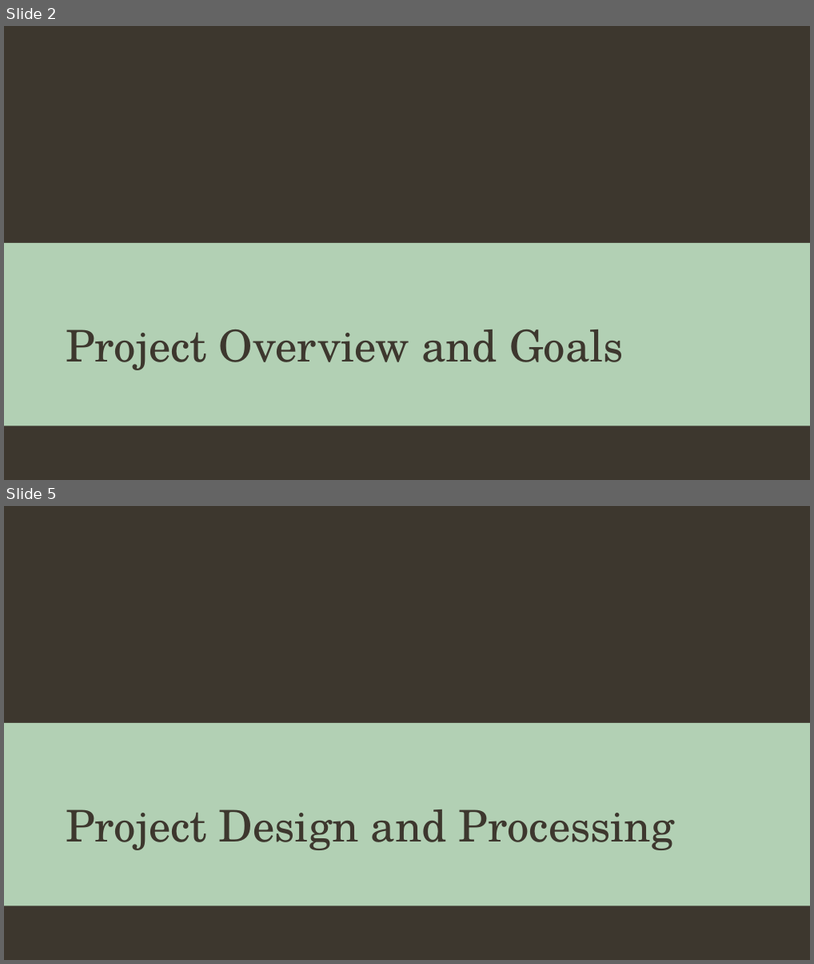
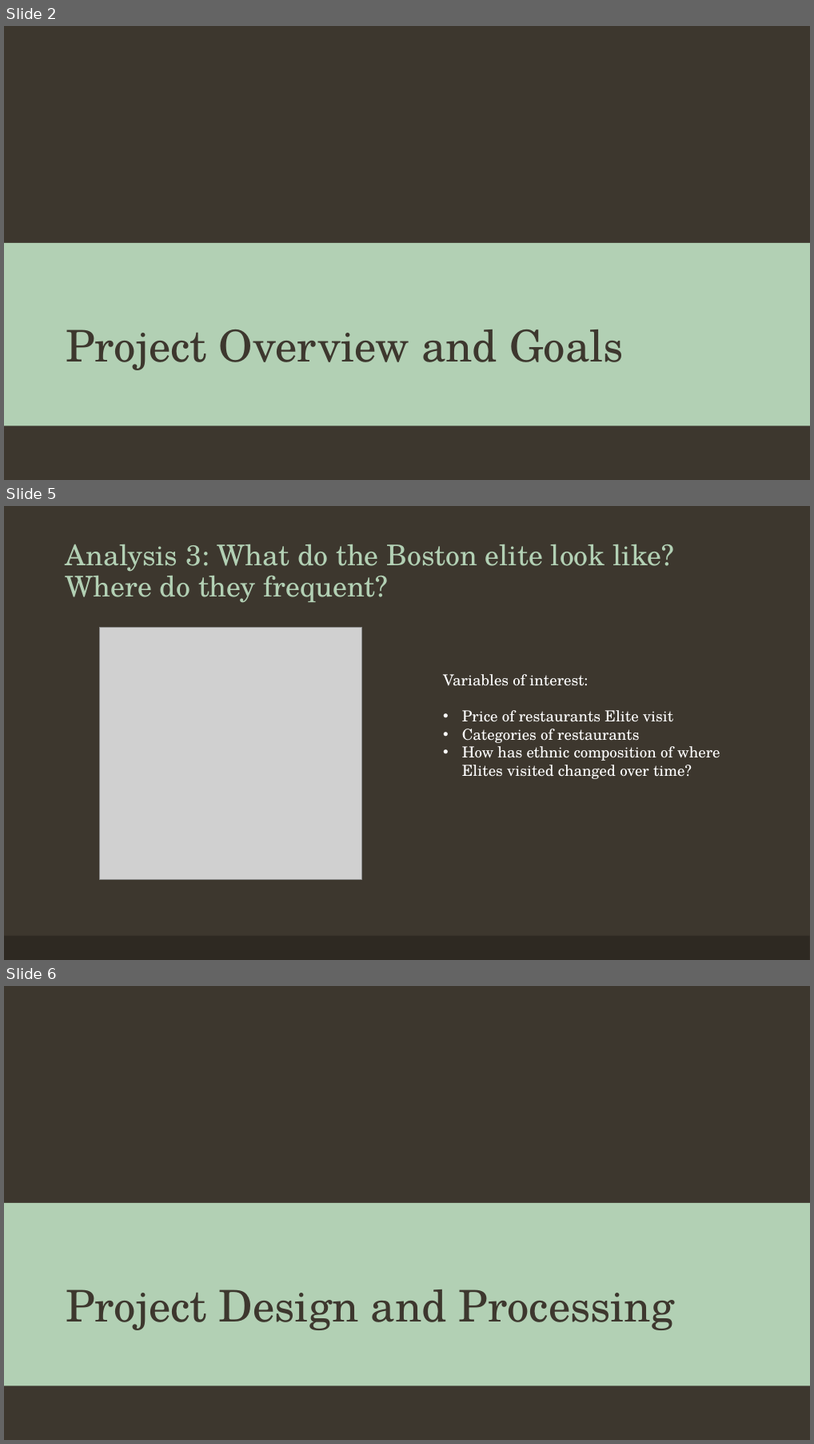
Before and after one commit to melissaaccorso/yelpelite, a slide deck: The Yelp Elite_Presentation.pptx. Shown one above the other, each under a label of ours: slides 2 and 5 before the commit, slides 2, 5 and 6 after it; the slides between them are not shown. The pictures are 814x964 and 814x1444 pixels, drawn with LibreOffice and Linux fonts; fonts in the diff are those of the drawing; grey boxes stand for pictures; background and template pictures are left out. Boxes give left, top, right and bottom in pixels: in the first picture for what was removed or moved away, otherwise in the second. Text is boxed around its words. In the diff, an @@ line names an element or a change of style, - is before the commit and + after.

```diff
--- a/The Yelp Elite_Presentation.pptx
+++ b/The Yelp Elite_Presentation.pptx
@@ slide 5 added at (4, 506, 810, 960), background #3D372E @@
@@ title added at (66, 544, 674, 603), 34 pt, text #B2D0B4 @@
+Analysis 3: What do the Boston elite look like? Where do they frequent?
@@ picture added at (99, 627, 362, 880) @@
@@ text added at (443, 674, 721, 779), 18 pt, text #FFFFFF @@
+Variables of interest:
+• Price of restaurants Elite visit
+• Categories of restaurants
+• How has ethnic composition of where Elites visited changed over time?
@@ rectangle added at (4, 936, 810, 960), fill #2E2923 @@
@@ what was slide 5 is now slide 6 @@
```
Also in this commit, not shown: 4 slides changed, 3 other slides added, 1 slide removed, 26 other files.
